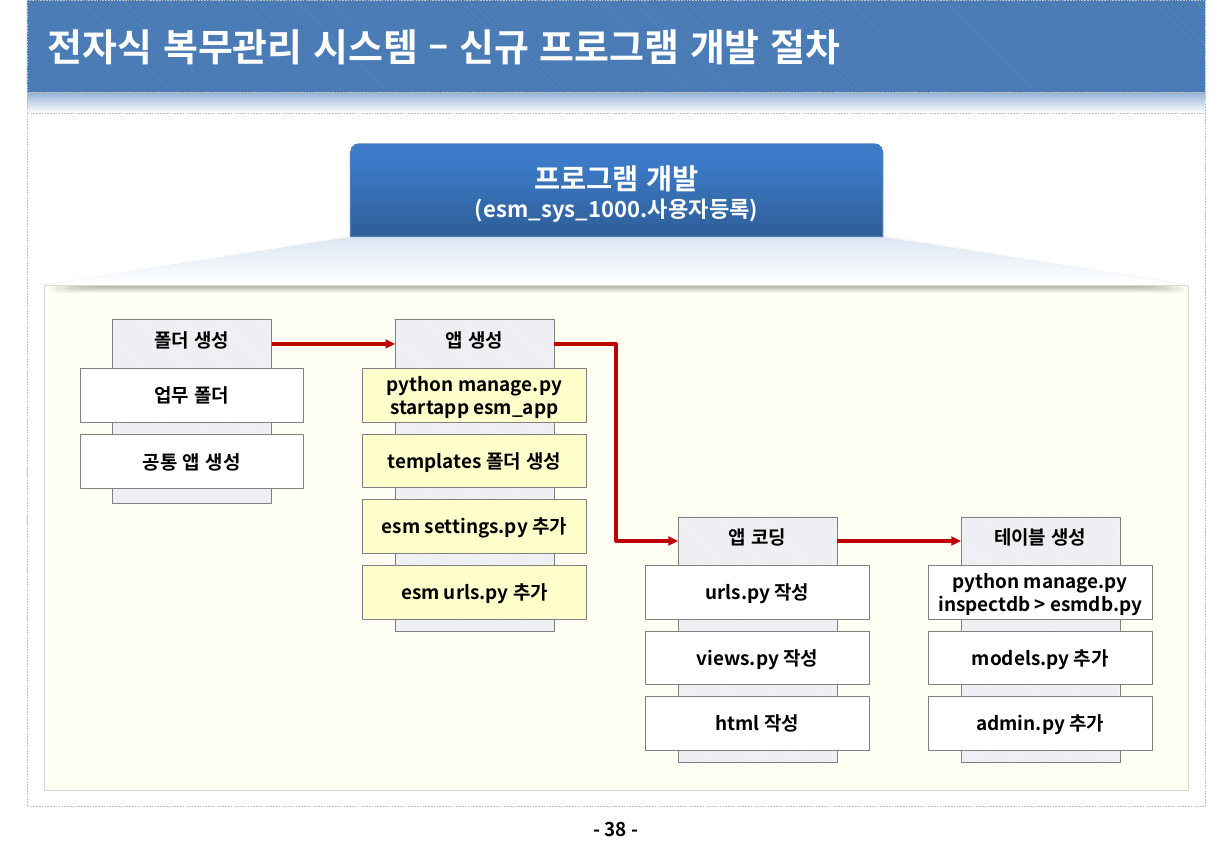
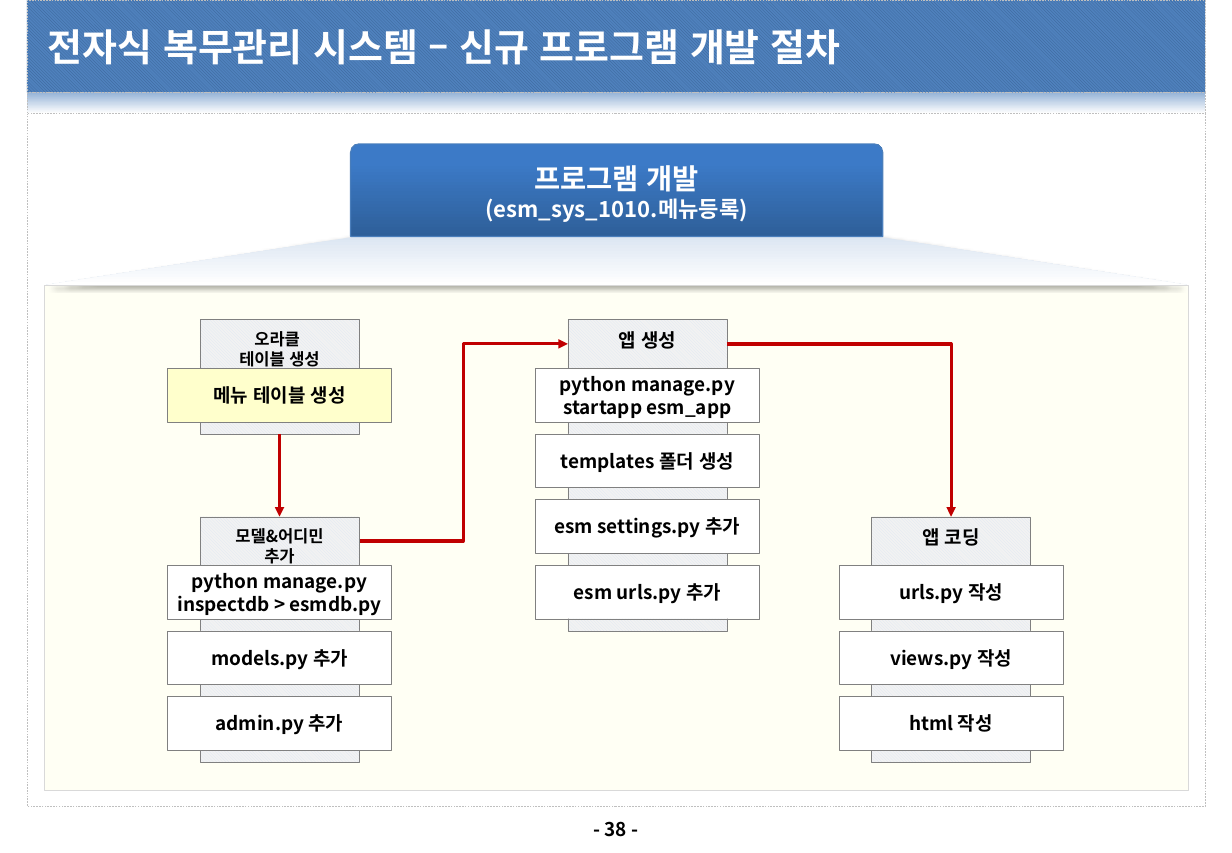
Before and after one commit to dims1111/ESM, a slide deck: slide 38 of document/40.구현(CP)/CP-1010.프로그램 개발 표준/CP-1010.프로그램 개발 표준_20210201_v1.0.pptx. Drawn at 1232x853 pixels with LibreOffice and Linux fonts; fonts in the diff are those of the drawing; background and template pictures are left out. Boxes give left, top, right and bottom in pixels: in the first picture for what was removed or moved away, otherwise in the second. Text is boxed around its words. In the diff, an @@ line names an element or a change of style, - is before the commit and + after.

```diff
--- a/document/40.구현(CP)/CP-1010.프로그램 개발 표준/CP-1010.프로그램 개발 표준_20210201_v1.0.pptx
+++ b/document/40.구현(CP)/CP-1010.프로그램 개발 표준/CP-1010.프로그램 개발 표준_20210201_v1.0.pptx
@@ text in round same rect at (x1=485, y1=198, x2=748, y2=222): text changed @@
-(esm_sys_1000.사용자등록)
+(esm_sys_1010.메뉴등록)
@@ rectangle "오라클" resized from (x1=113, y1=320, x2=272, y2=503) to (x1=200, y1=320, x2=359, y2=433) @@
@@ text in rectangle at (x1=239, y1=331, x2=319, y2=369): text changed; size 12 to 10.5 pt @@
-폴더 생성
+오라클
+테이블 생성
@@ arrow removed from (271, 344) to (395, 344) @@
@@ elbow arrow added from (359, 541) to (568, 344), #C00000 2 pt @@
@@ elbow arrow moved from (554, 344) - (678, 541) to (727, 344) - (951, 516) @@
@@ rectangle removed at (x1=80, y1=369, x2=304, y2=422) @@
-업무 폴더
@@ rectangle "메뉴 테이블 생성" resized from (x1=961, y1=516, x2=1121, y2=762) to (x1=167, y1=369, x2=391, y2=422) @@
@@ rectangle "메뉴 테이블 생성" at (x1=167, y1=369, x2=391, y2=422): vertical alignment top to middle; fill pattern #DCE6F2 on #F2F2F2 to #FFFFCC @@
@@ text in rectangle at (x1=213, y1=386, x2=346, y2=404): text changed @@
-테이블 생성
+메뉴 테이블 생성
@@ rectangle removed at (x1=80, y1=435, x2=304, y2=488) @@
-공통 앱 생성
@@ arrow moved from (837, 541) - (961, 541) to (280, 433) - (280, 516) @@
@@ rectangle added at (x1=200, y1=516, x2=359, y2=762), fill pattern #DCE6F2 on #F2F2F2, outline #808080 0.25 pt, 10.5 pt, text #000000, bold @@
+모델&어디민
+추가
@@ 5 rectangles moved together from (x1=363, y1=320, x2=587, y2=631) to (x1=536, y1=320, x2=760, y2=631) @@
@@ fill #FFFFCC to #FFFFFF in 4 elements at (x1=536, y1=369, x2=760, y2=422), (x1=536, y1=433, x2=760, y2=487), (x1=536, y1=499, x2=760, y2=553), (x1=536, y1=565, x2=760, y2=619) @@
@@ 3 rectangles moved together from (x1=928, y1=565, x2=1152, y2=750) to (x1=167, y1=565, x2=391, y2=750) @@
@@ 4 rectangles moved together from (x1=646, y1=516, x2=870, y2=762) to (x1=840, y1=516, x2=1064, y2=762) @@
```
Also in this commit, not shown: 1 other slide changed, 5 slides added, 3 other files.
